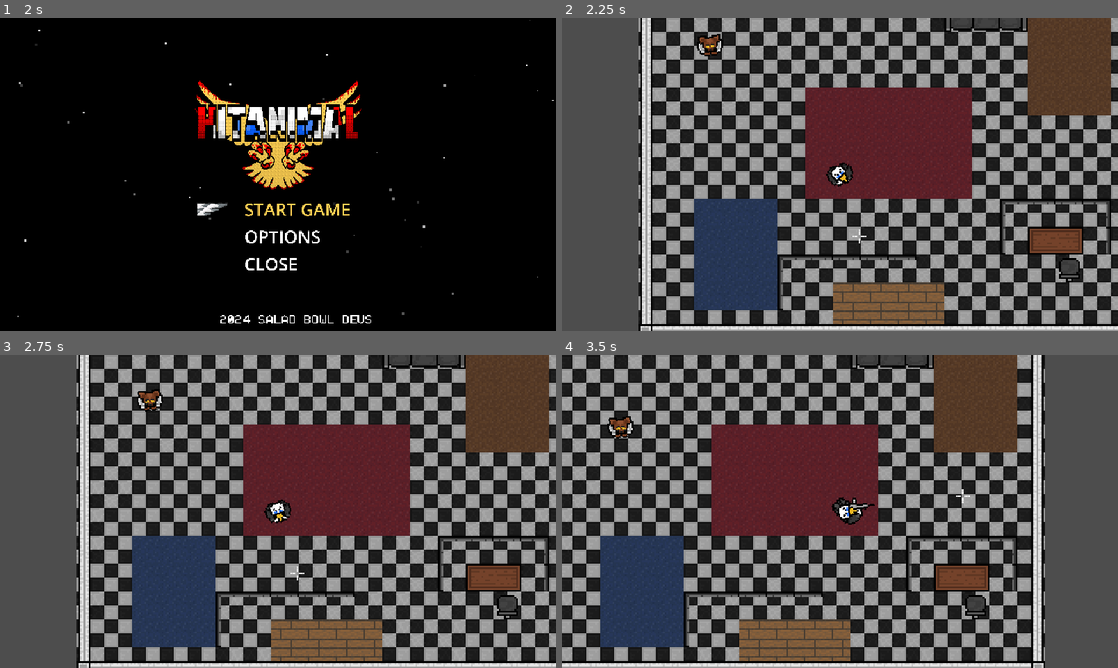
Above: before the commit, frames 1-4 (two rows, left to right).
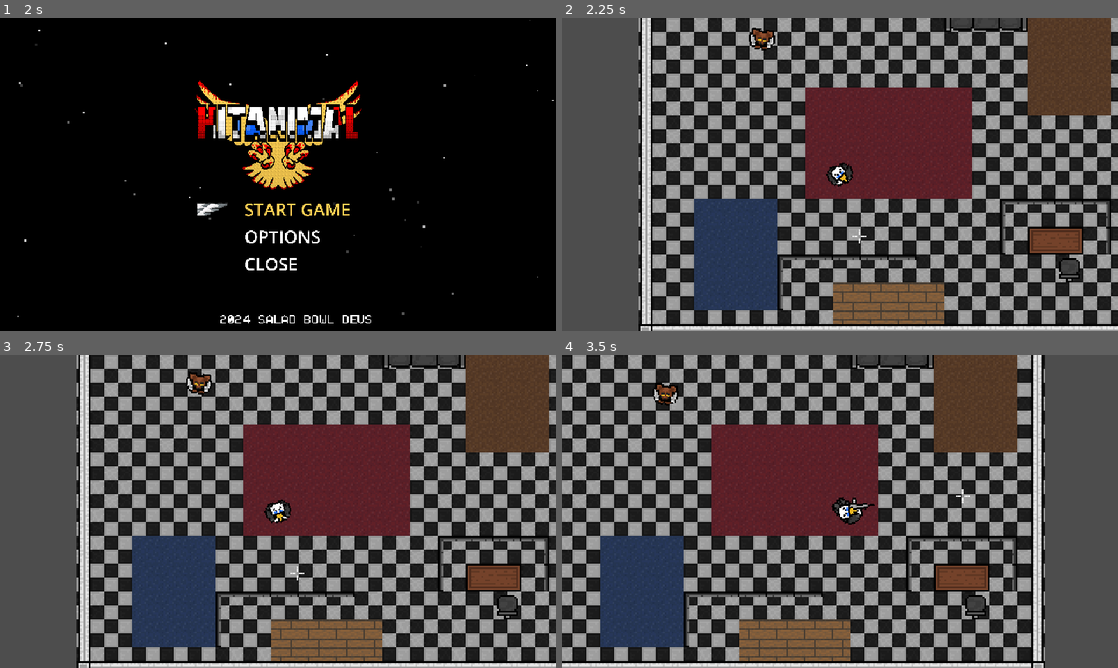
Above: after the commit, the same moments.

Repository: Sallad-Dev/Hit-Animal-real
Game: Godot game, scene res://Game-Off-2024/UI/UI Scenes/menu.tscn
Two runs of this game, one before a commit and one after it. Both use one fixed random seed, a clock stepped at 60 frames per second and the inputs below.
Inputs (mouse positions are in pixels of both pictures, inside the frame that each line leads up to):
- Up to frame 1 (2 s): click "START GAME" at 0.5 s; click "START GAME" at 1.25 s
- Up to frame 2 (2.25 s): click "OPTIONS" at 2 s
- Up to frame 3 (2.75 s): no input
- Up to frame 4 (3.5 s): move the mouse to (962, 495) at 2.77 s; press the mouse at (962, 495) at 2.78 s; hold D (move_right) from 2.78 s (still down)

Frame 1 is identical in both runs. In frame 2, 0.5% of the frame differs, in the area x 24-39%, y 3-13%; in frame 3, 0.5%; in frame 4, 0.5%, in the area x 8-21%, y 8-27%.

Commit message:
gaming time oh yeah

Diff:
--- a/game-off-2024/Game-Off-2024/Enemies/Scenes/basic_enemy_1.tscn
+++ /dev/null
@@ -1,197 +0,0 @@
-[gd_scene load_steps=25 format=3 uid="uid://b85apkrrd5foj"]
-
-[ext_resource type="Script" path="res://Game-Off-2024/random files/enemy_class.gd" id="1_ipq1s"]
-[ext_resource type="PackedScene" uid="uid://c5tgk0k26x3b1" path="res://Game-Off-2024/Generic_StateMachine/state_machine.tscn" id="2_qwvhg"]
-[ext_resource type="PackedScene" uid="uid://w02jdn2ikxfd" path="res://Game-Off-2024/Enemies/Scenes/enemyIdle.tscn" id="3_f5jfp"]
-[ext_resource type="Script" path="res://Game-Off-2024/random files/enemyAware.gd" id="4_mlok6"]
-[ext_resource type="Script" path="res://Game-Off-2024/Enemies/Scripts/enemyAggressive.gd" id="5_eo7nh"]
-[ext_resource type="Script" path="res://Game-Off-2024/Enemies/Scripts/enemyInspecting.gd" id="5_hfiel"]
-[ext_resource type="Texture2D" uid="uid://bglfxh442t4ic" path="res://Game-Off-2024/Assets/Characters/hit_animal_sprite_sheet_compile.png" id="6_434fe"]
-[ext_resource type="Script" path="res://Game-Off-2024/Enemies/Scripts/enemyScared.gd" id="7_718iy"]
-[ext_resource type="PackedScene" uid="uid://dq0k7eyogbqv2" path="res://Game-Off-2024/Enemies/Scenes/enemyDead.tscn" id="8_2dova"]
-[ext_resource type="Script" path="res://Game-Off-2024/Enemies/Scripts/enemyPatrol.gd" id="9_win4c"]
-[ext_resource type="Script" path="res://Game-Off-2024/Enemies/Scenes/head_sprite.gd" id="10_2t0a8"]
-[ext_resource type="Script" path="res://Game-Off-2024/Enemies/Scripts/enemyBodySprite.gd" id="10_qqa3u"]
-
-[sub_resource type="AtlasTexture" id="AtlasTexture_a5pc0"]
-atlas = ExtResource("6_434fe")
-region = Rect2(144, 32, 26, 24)
-
-[sub_resource type="AtlasTexture" id="AtlasTexture_lrh2x"]
-atlas = ExtResource("6_434fe")
-region = Rect2(132, 144, 44, 48)
-
-[sub_resource type="SpriteFrames" id="SpriteFrames_cckly"]
-animations = [{
-"frames": [{
-"duration": 1.0,
-"texture": SubResource("AtlasTexture_a5pc0")
-}],
-"loop": true,
-"name": &"Dead",
-"speed": 5.0
-}, {
-"frames": [{
-"duration": 1.0,
-"texture": SubResource("AtlasTexture_lrh2x")
-}],
-"loop": true,
-"name": &"idle",
-"speed": 5.0
-}]
-
-[sub_resource type="CircleShape2D" id="CircleShape2D_6gvd5"]
-radius = 9.0
-
-[sub_resource type="AtlasTexture" id="AtlasTexture_ad56p"]
-atlas = ExtResource("6_434fe")
-region = Rect2(132, 144, 44, 48)
-
-[sub_resource type="AtlasTexture" id="AtlasTexture_un23y"]
-atlas = ExtResource("6_434fe")
-region = Rect2(32, 34, 10, 11)
-
-[sub_resource type="SpriteFrames" id="SpriteFrames_lb1d7"]
-animations = [{
-"frames": [{
-"duration": 1.0,
-"texture": SubResource("AtlasTexture_ad56p")
-}],
-"loop": true,
-"name": &"Dead",
-"speed": 5.0
-}, {
-"frames": [{
-"duration": 1.0,
-"texture": SubResource("AtlasTexture_un23y")
-}],
-"loop": true,
-"name": &"idle",
-"speed": 5.0
-}]
-
-[sub_resource type="AtlasTexture" id="AtlasTexture_0lu3f"]
-atlas = ExtResource("6_434fe")
-region = Rect2(132, 144, 44, 48)
-
-[sub_resource type="AtlasTexture" id="AtlasTexture_roe2v"]
-atlas = ExtResource("6_434fe")
-region = Rect2(16, 48, 12, 15)
-
-[sub_resource type="AtlasTexture" id="AtlasTexture_sbgni"]
-atlas = ExtResource("6_434fe")
-region = Rect2(80, 32, 17, 15)
-
-[sub_resource type="SpriteFrames" id="SpriteFrames_m8wrf"]
-animations = [{
-"frames": [{
-"duration": 1.0,
-"texture": SubResource("AtlasTexture_0lu3f")
-}],
-"loop": true,
-"name": &"Dead",
-"speed": 5.0
-}, {
-"frames": [{
-"duration": 1.0,
-"texture": SubResource("AtlasTexture_roe2v")
-}],
-"loop": true,
-"name": &"idle",
-"speed": 5.0
-}, {
-"frames": [{
-"duration": 1.0,
-"texture": SubResource("AtlasTexture_sbgni")
-}],
-"loop": true,
-"name": &"shooting",
-"speed": 5.0
-}]
-
-[sub_resource type="AtlasTexture" id="AtlasTexture_243xo"]
-atlas = ExtResource("6_434fe")
-region = Rect2(32, 128, 16, 16)
-
-[node name="BasicEnemy1" type="CharacterBody2D"]
-z_index = -15
-script = ExtResource("1_ipq1s")
-SPEED = 1500
-
-[node name="Behaviours" parent="." node_paths=PackedStringArray("current_state") instance=ExtResource("2_qwvhg")]
-current_state = NodePath("Idle")
-
-[node name="Idle" parent="Behaviours" instance=ExtResource("3_f5jfp")]
-idle_time_min = 1.0
-
-[node name="Aware" type="Node" parent="Behaviours"]
-script = ExtResource("4_mlok6")
-
-[node name="Inspecting" type="Node" parent="Behaviours"]
-script = ExtResource("5_hfiel")
-
-[node name="Aggressive" type="Node" parent="Behaviours"]
-script = ExtResource("5_eo7nh")
-
-[node name="Scared" type="Node" parent="Behaviours"]
-script = ExtResource("7_718iy")
-
-[node name="Dead" parent="Behaviours" instance=ExtResource("8_2dova")]
-
-[node name="Patrol" type="Node" parent="Behaviours"]
-script = ExtResource("9_win4c")
-
-[node name="Sprite" type="AnimatedSprite2D" parent="."]
-z_index = -3
-sprite_frames = SubResource("SpriteFrames_cckly")
-animation = &"idle"
-autoplay = "idle"
-
-[node name="CollisionShape2D" type="CollisionShape2D" parent="."]
-shape = SubResource("CircleShape2D_6gvd5")
-
-[node name="Head" type="Node2D" parent="."]
-
-[node name="headSprite" type="AnimatedSprite2D" parent="Head"]
-z_index = 4
-sprite_frames = SubResource("SpriteFrames_lb1d7")
-animation = &"Dead"
-autoplay = "idle"
-script = ExtResource("10_2t0a8")
-
-[node name="Raycasts" type="Node2D" parent="Head/headSprite"]
-
-[node name="RayCast2D" type="RayCast2D" parent="Head/headSprite/Raycasts"]
-target_position = Vector2(41, 0)
-
-[node name="RayCast2D2" type="RayCast2D" parent="Head/headSprite/Raycasts"]
-target_position = Vector2(38, 9)
-
-[node name="RayCast2D3" type="RayCast2D" parent="Head/headSprite/Raycasts"]
-target_position = Vector2(38, -9)
-
-[node name="Body" type="Node2D" parent="."]
-
-[node name="bodySprite" type="AnimatedSprite2D" parent="Body"]
-sprite_frames = SubResource("SpriteFrames_m8wrf")
-animation = &"Dead"
-autoplay = "idle"
-script = ExtResource("10_qqa3u")
-
-[node name="Gun" type="Node2D" parent="."]
-
-[node name="gunSprite" type="AnimatedSprite2D" parent="Gun"]
-
-[node name="BloodSplatter" type="CPUParticles2D" parent="."]
-emitting = false
-amount = 25
-lifetime = 0.08
-one_shot = true
-explosiveness = 1.0
-randomness = 1.0
-texture = SubResource("AtlasTexture_243xo")
-particle_flag_align_y = true
-spread = 180.0
-gravity = Vector2(0, 0)
-initial_velocity_min = 150.0
-initial_velocity_max = 350.0
--- a/game-off-2024/Game-Off-2024/Enemies/Scenes/target_enemy.tscn
+++ b/game-off-2024/Game-Off-2024/Enemies/Scenes/enemy.tscn
@@ -1,6 +1,6 @@
 [gd_scene load_steps=21 format=3 uid="uid://gyb1vdehh0j8"]
 
-[ext_resource type="Script" path="res://Game-Off-2024/Enemies/Scripts/target_enemy.gd" id="1_6mcgp"]
+[ext_resource type="Script" path="res://Game-Off-2024/Enemies/Scripts/enemy.gd" id="1_6mcgp"]
 [ext_resource type="Texture2D" uid="uid://bglfxh442t4ic" path="res://Game-Off-2024/Assets/Characters/hit_animal_sprite_sheet_compile.png" id="1_ft5hw"]
 [ext_resource type="Script" path="res://Game-Off-2024/Enemies/Scenes/raycastcontroller.gd" id="3_2ywu0"]
 [ext_resource type="Script" path="res://Game-Off-2024/Generic_StateMachine/StateMachine.gd" id="3_aosis"]
@@ -72,7 +72,7 @@
 
 [sub_resource type="CircleShape2D" id="CircleShape2D_jf5bm"]
 
-[node name="TargetEnemy" type="CharacterBody2D"]
+[node name="Enemy" type="CharacterBody2D"]
 collision_layer = 3
 safe_margin = 1.0
 script = ExtResource("1_6mcgp")
--- a/game-off-2024/Game-Off-2024/Enemies/Scenes/enemy_class.tscn
+++ /dev/null
@@ -1,8 +0,0 @@
-[gd_scene load_steps=2 format=3 uid="uid://c32751tn225oy"]
-
-[ext_resource type="Script" path="res://Game-Off-2024/random files/enemy_class.gd" id="1_qscw0"]
-
-
-[node name="EnemyClass" type="CharacterBody2D"]
-z_index = -15
-script = ExtResource("1_qscw0")
--- a/game-off-2024/Game-Off-2024/Enemies/Scripts/TargetPatrol.gd
+++ b/game-off-2024/Game-Off-2024/Enemies/Scripts/TargetPatrol.gd
@@ -25,7 +25,7 @@
 
 func Physics_update(delta: float) -> void:
 	var poi_to_target = owner.get_current_poi_pos()-owner.global_position
-	owner.velocity = poi_to_target.normalized()*owner.speed*delta
+	owner.velocity = poi_to_target.normalized() * owner.speed * delta
 
 	if poi_to_target.length() <= 16:
 		transitioned.emit("POIArrival")
--- a/game-off-2024/Game-Off-2024/Enemies/Scripts/target_enemy.gd
+++ b/game-off-2024/Game-Off-2024/Enemies/Scripts/enemy.gd
@@ -1,11 +1,11 @@
 extends CharacterBody2D
-class_name TargetEnemy
+class_name Enemy
 
 ##TODO enemy object avoidance.
 
 @export_group("Stats")
-@export var health = 100
-@export var speed = 500
+@export var health := 100
+@export var speed := 500
 
 
 @export_group("Points of interest")
--- a/game-off-2024/Game-Off-2024/Enemies/Scripts/poiSurvey.gd
+++ b/game-off-2024/Game-Off-2024/Enemies/Scripts/poiSurvey.gd
@@ -2,5 +2,5 @@
 class_name POISurvey
 
 #makes enemy survey the area
-func on_arrival(enemy: TargetEnemy):
+func on_arrival(enemy: Enemy):
 	enemy.poi_survey()
--- a/game-off-2024/Game-Off-2024/Enemies/Scripts/points_of_interest.gd
+++ b/game-off-2024/Game-Off-2024/Enemies/Scripts/points_of_interest.gd
@@ -2,7 +2,7 @@
 class_name PointOfInterest
 
 #generic on arrival function
-func on_arrival(enemy: TargetEnemy):
+func on_arrival(enemy: Enemy):
 	#by default, enemy walks to the point and then leaves straight away
 	await get_tree().create_timer(0.1).timeout
 	EnemySignals.enemyArrivalFinsihed.emit(enemy)
--- a/game-off-2024/Game-Off-2024/Globals/EnemySignals.gd
+++ b/game-off-2024/Game-Off-2024/Globals/EnemySignals.gd
@@ -2,7 +2,7 @@
 
 #FIXME make more useful signals that pass useful data.
 signal enemyArrived()
-signal enemyArrivalFinsihed(enemy: TargetEnemy)
-signal killEnemy(enemy: TargetEnemy)
+signal enemyArrivalFinsihed(enemy: Enemy)
+signal killEnemy(enemy: Enemy)
 signal enemySeesPlayer(player:Player)
 signal playerOutOfSight()
--- a/game-off-2024/Game-Off-2024/TestWorlds/test_world_gamers.tscn
+++ b/game-off-2024/Game-Off-2024/TestWorlds/test_world_gamers.tscn
@@ -3,7 +3,7 @@
 [ext_resource type="Texture2D" uid="uid://bqmxwja817poa" path="res://Game-Off-2024/Assets/Tilesets/hit_animal_tile_map.png" id="2_dgb75"]
 [ext_resource type="PackedScene" uid="uid://1c86vg4ft60v" path="res://Game-Off-2024/Charcaters/Player/scenes and scripts/agent_jet_stream.tscn" id="2_f23it"]
 [ext_resource type="Script" path="res://Game-Off-2024/Enemies/Scripts/poiSurvey.gd" id="3_18v7l"]
-[ext_resource type="PackedScene" uid="uid://gyb1vdehh0j8" path="res://Game-Off-2024/Enemies/Scenes/target_enemy.tscn" id="4_x7kss"]
+[ext_resource type="PackedScene" uid="uid://gyb1vdehh0j8" path="res://Game-Off-2024/Enemies/Scenes/enemy.tscn" id="4_x7kss"]
 
 [sub_resource type="TileSetAtlasSource" id="TileSetAtlasSource_y7i0l"]
 texture = ExtResource("2_dgb75")
@@ -141,7 +141,7 @@
 position = Vector2(57, -23)
 script = ExtResource("3_18v7l")
 
-[node name="TargetEnemy" parent="." node_paths=PackedStringArray("POI") instance=ExtResource("4_x7kss")]
-position = Vector2(-23, -25)
-speed = 1250
+[node name="Enemy" parent="." node_paths=PackedStringArray("POI") instance=ExtResource("4_x7kss")]
+position = Vector2(7, -28)
+health = 200
 POI = [NodePath("../POIs/POISurvey"), NodePath("../POIs/POISurvey2"), NodePath("../POIs/POISurvey3")]
